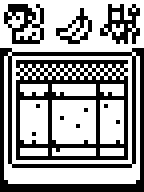
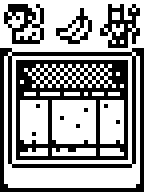
The second 144x192 image is a revision of the first. Changes to its layers:
painted on "Layer 5" over [left=4, top=64, right=140, bottom=188]
painted on "Layer 4" over [left=108, top=40, right=128, bottom=48]
